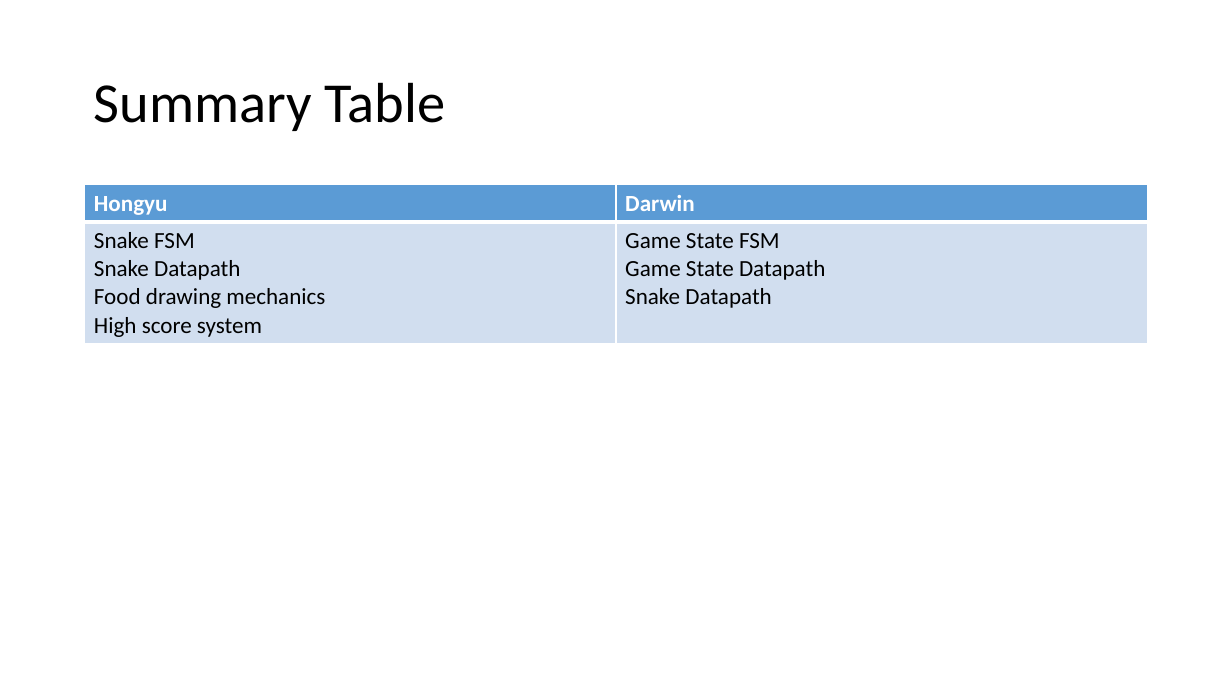
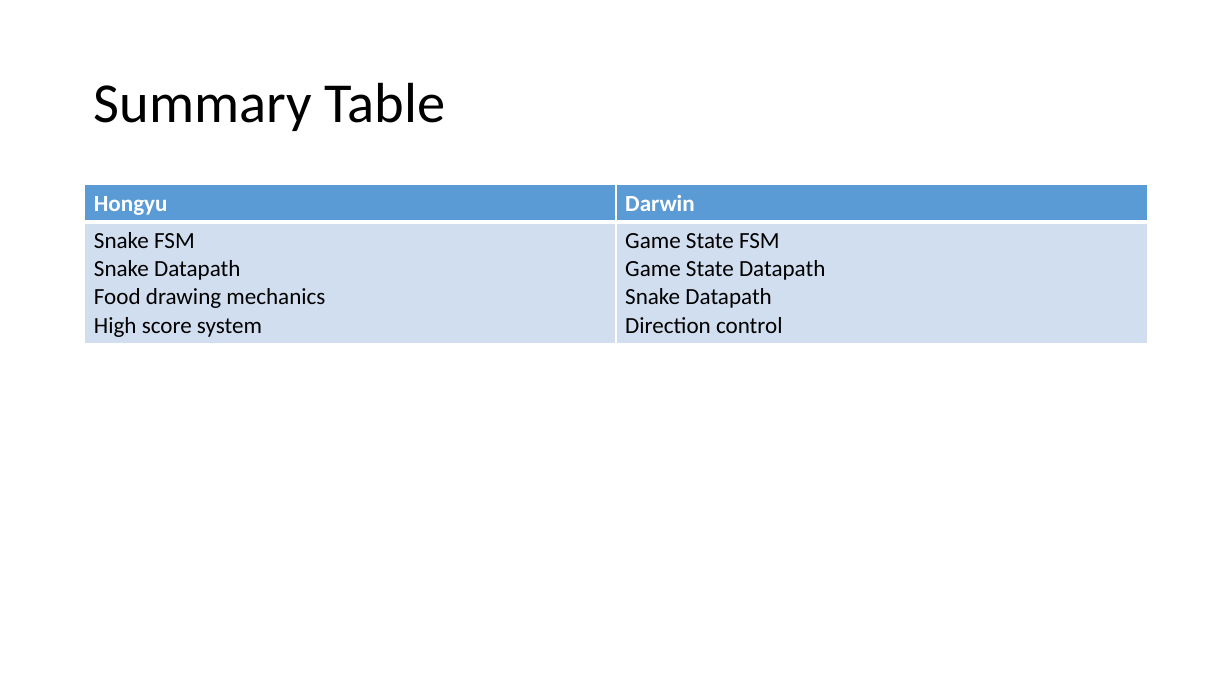
Before and after one commit to darwintr/Snake, a slide deck: slide 10 of Other files/CSC258 – Project.pptx (slide 7 before the commit). Drawn at 1232x693 pixels with LibreOffice and Linux fonts; fonts in the diff are those of the drawing. Boxes give left, top, right and bottom in pixels: in the first picture for what was removed or moved away, otherwise in the second. Text is boxed around its words. In the diff, an @@ line names an element or a change of style, - is before the commit and + after.

Commit message:
updated pp

```diff
--- a/Other files/CSC258 – Project.pptx
+++ b/Other files/CSC258 – Project.pptx
@@ table at [85, 185, 1148, 343] @@
-row 2, column 2: Game State FSM / Game State Datapath / Snake Datapath
+row 2, column 2: Game State FSM / Game State Datapath / Snake Datapath / Direction control
```
Also in this commit, not shown: 3 slides added.
